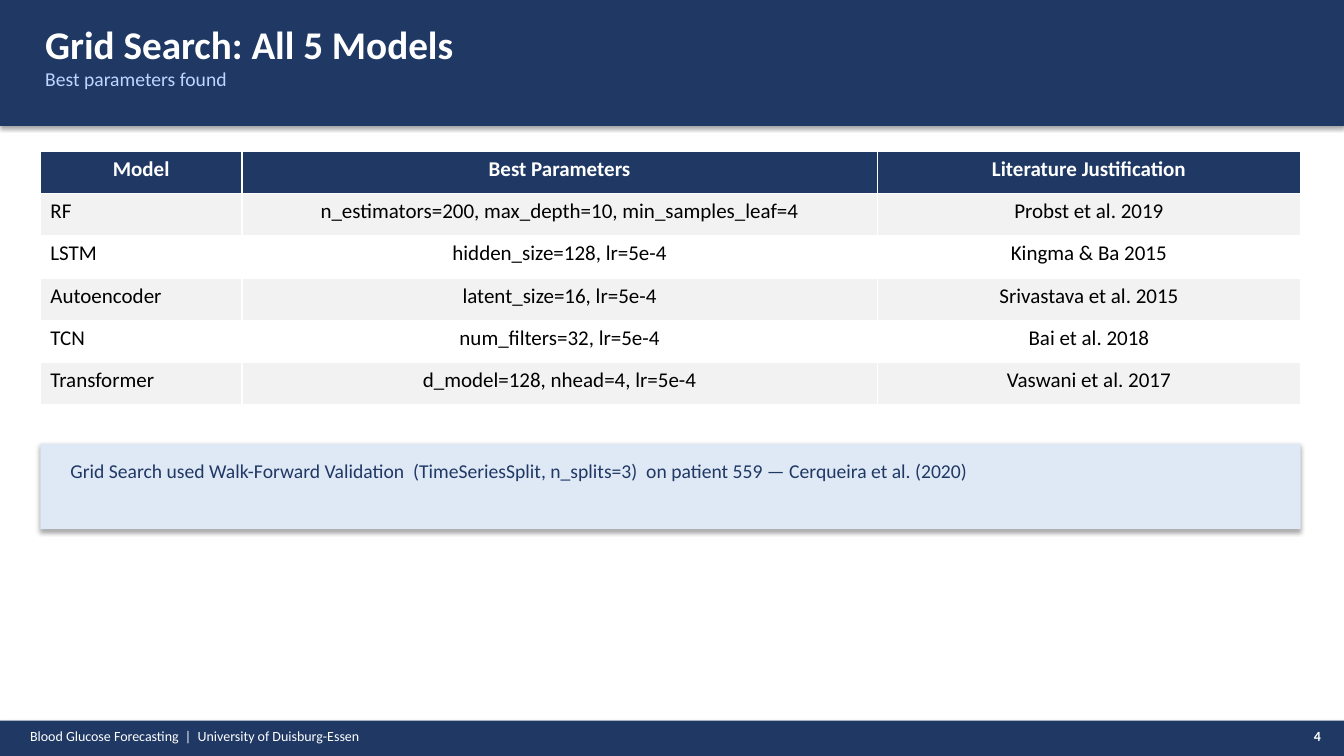
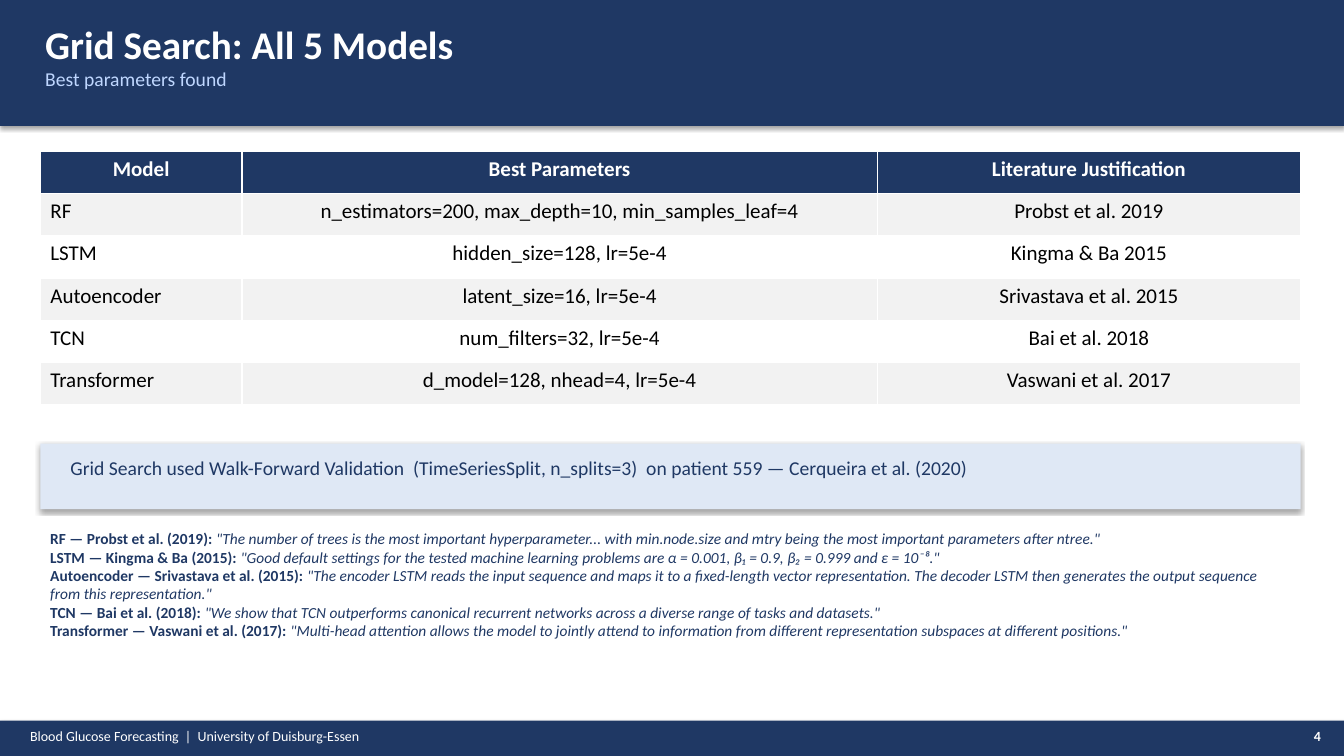
Before and after one commit to Abeeryanek/prediction-of-glucose-levels-in-type1-Diabetes, a slide deck: slide 4 of PRESENTATION_FINAL.pptx. Drawn at 1344x756 pixels with LibreOffice and Linux fonts; fonts in the diff are those of the drawing. Boxes give left, top, right and bottom in pixels: in the first picture for what was removed or moved away, otherwise in the second. Text is boxed around its words. In the diff, an @@ line names an element or a change of style, - is before the commit and + after.

Commit message:
fix: unify Clarke Error Grid + update presentation
metrics.py: unified Clarke implementation with complete Zone D range
- Hypo not detected: r<=70 and 70<p<=180 (full range, not just 120-180)
- Matches Abeer's structure + corrects her partial Zone D boundary
- All backward-compatible via _clarke_zone alias

PRESENTATION_FINAL.pptx:
- Slide 4: literature quotes for all 5 model parameter choices
- Slide 5: RMSE explanation and green highlight justification
- Slide 6 (new): epoch documentation placeholder — awaiting re-run
- Slide 11: explanation of why 3 features used for benchmark

```diff
--- a/PRESENTATION_FINAL.pptx
+++ b/PRESENTATION_FINAL.pptx
@@ rectangle resized from (x1=40, y1=444, x2=1301, y2=529) to (x1=40, y1=444, x2=1301, y2=509) @@
@@ text added at (x1=50, y1=533, x2=1257, y2=639), 11 pt, text #1F3864, italic @@
+RF — Probst et al. (2019): "The number of trees is the most important hyperparameter... with min.node.size and mtry being the most important parameters after ntree."
+LSTM — Kingma & Ba (2015): "Good default settings for the tested machine learning problems are α = 0.001, β₁ = 0.9, β₂ = 0.999 and ε = 10⁻⁸."
+Autoencoder — Srivastava et al. (2015): "The encoder LSTM reads the input sequence and maps it to a fixed-length vector representation. The decoder LSTM then generates the output sequence from this representation."
+TCN — Bai et al. (2018): "We show that TCN outperforms canonical recurrent networks across a diverse range of tasks and datasets."
+Transformer — Vaswani et al. (2017): "Multi-head attention allows the model to jointly attend to information from different representation subspaces at different positions."
```
Also in this commit, not shown: 10 other slides changed, 1 slide added, 1 other file.
